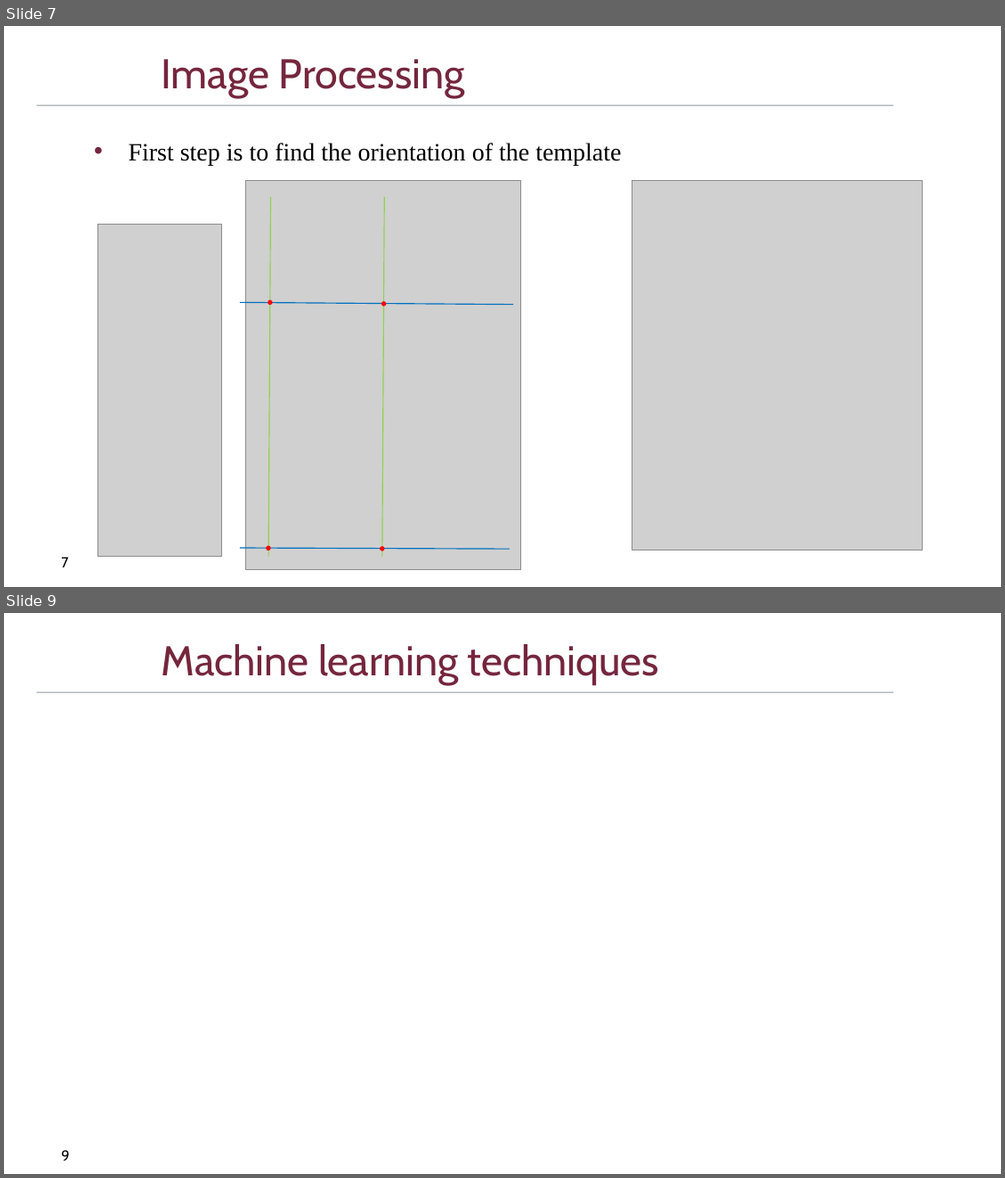
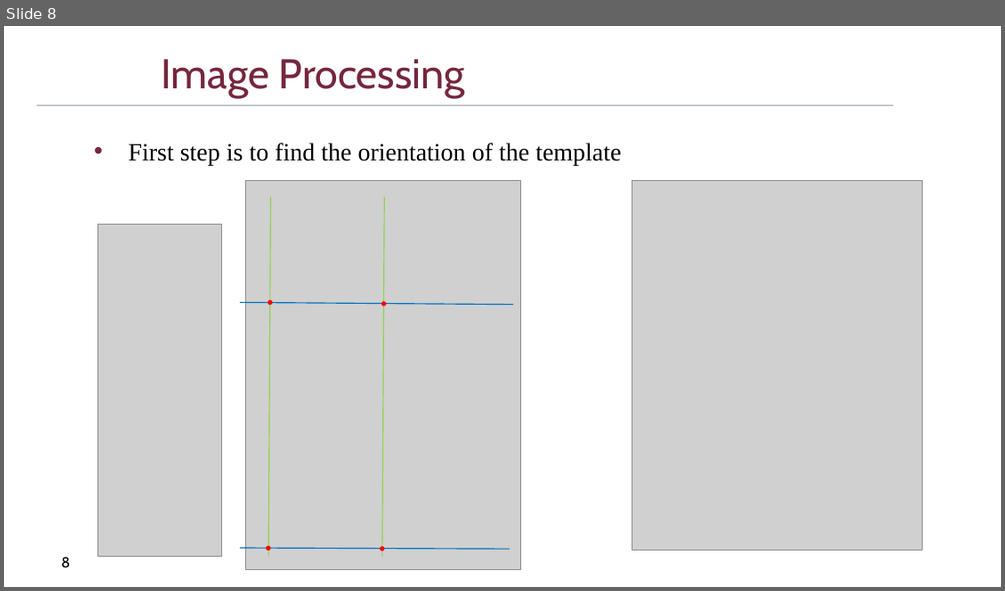
Before and after one commit to DriesSmit/SkripsieReport, a slide deck: OralExamination/SkripsieOral_APSmit.pptx. Shown one above the other, each under a label of ours: slides 7 and 9 before the commit, slide 8 after it; the slides between them are not shown. The pictures are 1005x1178 and 1005x591 pixels, drawn with LibreOffice and Linux fonts; fonts in the diff are those of the drawing; grey boxes stand for pictures; background and template pictures are left out. Boxes give left, top, right and bottom in pixels: in the first picture for what was removed or moved away, otherwise in the second. Text is boxed around its words. In the diff, an @@ line names an element or a change of style, - is before the commit and + after.

```diff
--- a/OralExamination/SkripsieOral_APSmit.pptx
+++ b/OralExamination/SkripsieOral_APSmit.pptx
@@ slide 9 removed at bbox=[4, 613, 1001, 1174], background #FFFFFF; not listed: 1 template element that a slide beside it also shows @@
@@ title removed at bbox=[161, 644, 659, 685] @@
-Machine learning techniques
@@ page number removed at bbox=[61, 1150, 69, 1160] @@
-9
@@ what was slide 7 is now slide 8 @@
@@ page number at bbox=[61, 556, 70, 567]: text changed @@
-7
+8
```
Also in this commit, not shown: 3 slides changed, 3 slides added, 1 other slide removed.
